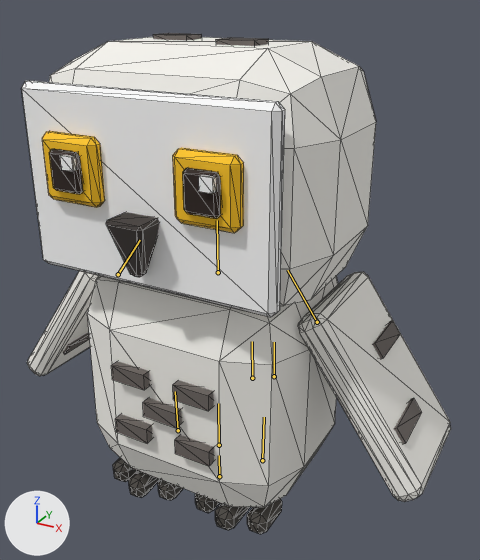
A saved change to the glTF model games/zoo/public/models/owl_male.glb.
Before and after are seen from a 50 mm lens placed at (0.392, -0.653, 0.64), pointed at (0.017, 0.031, 0.299). Every picture has the same lights, and +X, +Y and +Z are marked at lower left. The picture after the commit comes second. Both versions are drawn at frame 36 of the action 'Play'; the numbers are the values there. The bones that bend it are drawn over the model as lines. Mesh edges are drawn as thin lines.

In view in the first picture: 'owl_male'.
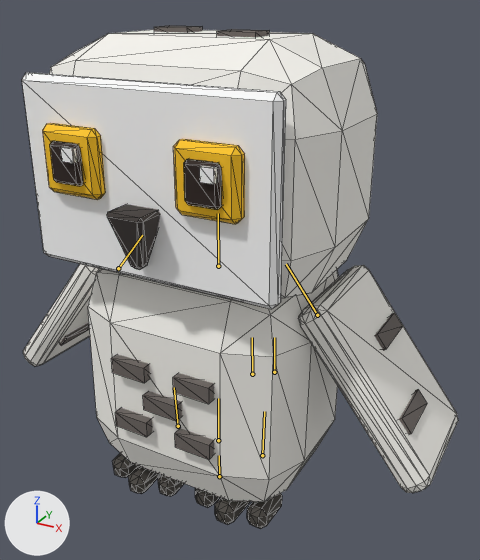
What differs and where, as boxes [x1, y1, x2, y2] in the pictures (480 x 560 px):
```json
{"object": "owl_male", "change": "posed", "before": [22, 33, 451, 534], "after": [22, 26, 458, 529]}
{"bone": "body", "before": "(219, 445) to (218, 403)", "after": "(218, 440) to (218, 398)"}
{"bone": "leg_FL", "before": "(317, 322) to (287, 270)", "after": "(317, 315) to (286, 264)"}
{"bone": "leg_FR", "before": "(118, 274) to (140, 240)", "after": "(118, 268) to (142, 235)"}
{"bone": "leg_HR", "before": "(178, 430) to (175, 391)", "after": "(178, 426) to (174, 387)"}
{"bone": "tail1", "before": "(252, 378) to (252, 341)", "after": "(252, 374) to (252, 337)"}
{"bone": "tail2", "before": "(274, 376) to (274, 342)", "after": "(274, 372) to (274, 337)"}
```

Edits to the scene script, one JSON object a line:
```json
{"block": "bone_body", "where": "bone_body = bpy.data.objects['owl_male_rig'].pose.bones['body']  # child of 'root'"}
{"op": "set", "path": "bone_body.location", "old": "(0.0, 0.0177, 0.0)", "new": "(0.0, 0.0256, 0.0)"}
{"block": "bone_leg_fl", "where": "bone_leg_fl = bpy.data.objects['owl_male_rig'].pose.bones['leg_FL']  # child of 'body'"}
{"op": "set", "path": "bone_leg_fl.rotation_quaternion", "old": "(0.953, 0.0, 0.0, 0.303)", "new": "(0.945, 0.0, 0.0, 0.324)", "note": "degrees (0, 0, 35) -> degrees (0, 0, 38)"}
{"block": "bone_leg_fr", "where": "bone_leg_fr = bpy.data.objects['owl_male_rig'].pose.bones['leg_FR']  # child of 'body'"}
{"op": "set", "path": "bone_leg_fr.rotation_quaternion", "old": "(0.953, 0.0, 0.0, -0.303)", "new": "(0.945, 0.0, 0.0, -0.324)", "note": "degrees (0, 0, -35) -> degrees (0, 0, -38)"}
{"block": "bone_leg_hr", "where": "bone_leg_hr = bpy.data.objects['owl_male_rig'].pose.bones['leg_HR']  # child of 'body'"}
{"op": "set", "path": "bone_leg_hr.rotation_quaternion", "old": "(1.0, 0.031, 0.0, 0.0)", "new": "(0.998, 0.045, 0.0, 0.0)", "note": "degrees (4, 0, 0) -> degrees (5, 0, 0)"}
{"block": "bone_tail1", "where": "bone_tail1 = bpy.data.objects['owl_male_rig'].pose.bones['tail1']  # child of 'body'"}
{"op": "set", "path": "bone_tail1.rotation_quaternion", "old": "(0.997, 0.018, -0.075, 0.004)", "new": "(0.994, 0.027, -0.075, 0.004)", "note": "degrees (2, -9, 0) -> degrees (3, -9, 0)"}
{"block": "bone_tail2", "where": "bone_tail2 = bpy.data.objects['owl_male_rig'].pose.bones['tail2']  # child of 'tail1'"}
{"op": "set", "path": "bone_tail2.rotation_quaternion", "old": "(0.991, 0.0, -0.13, 0.0)", "new": "(0.993, 0.0, -0.097, 0.0)", "note": "degrees (0, -15, 0) -> degrees (0, -11, 0)"}
```
